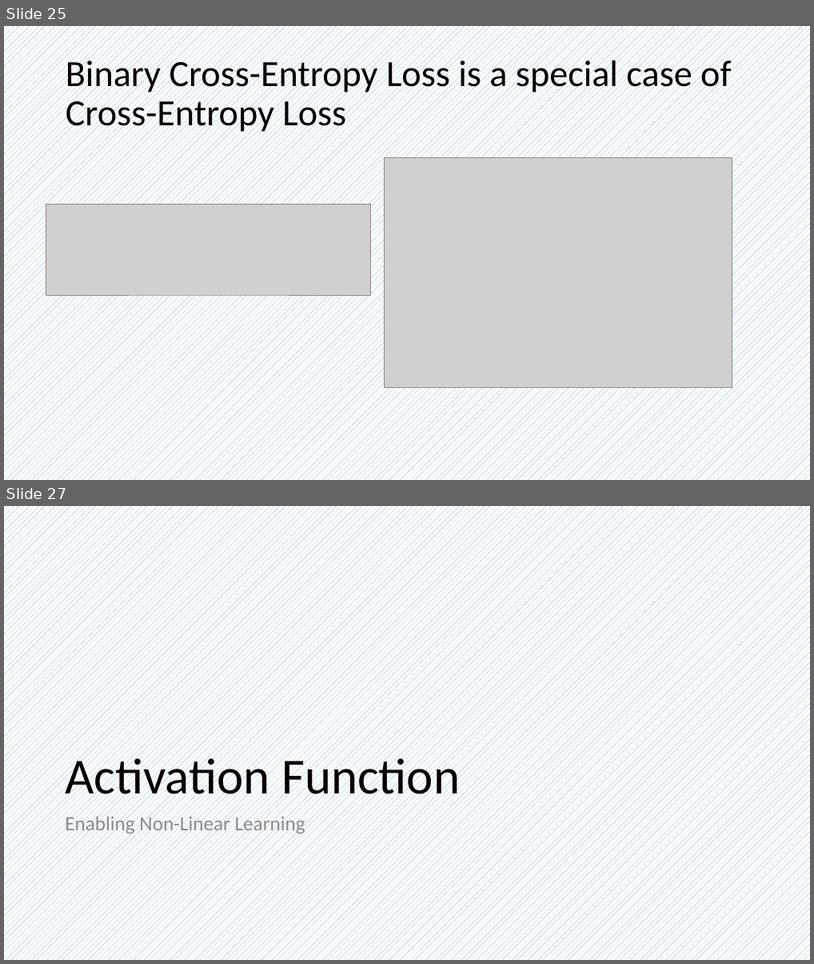
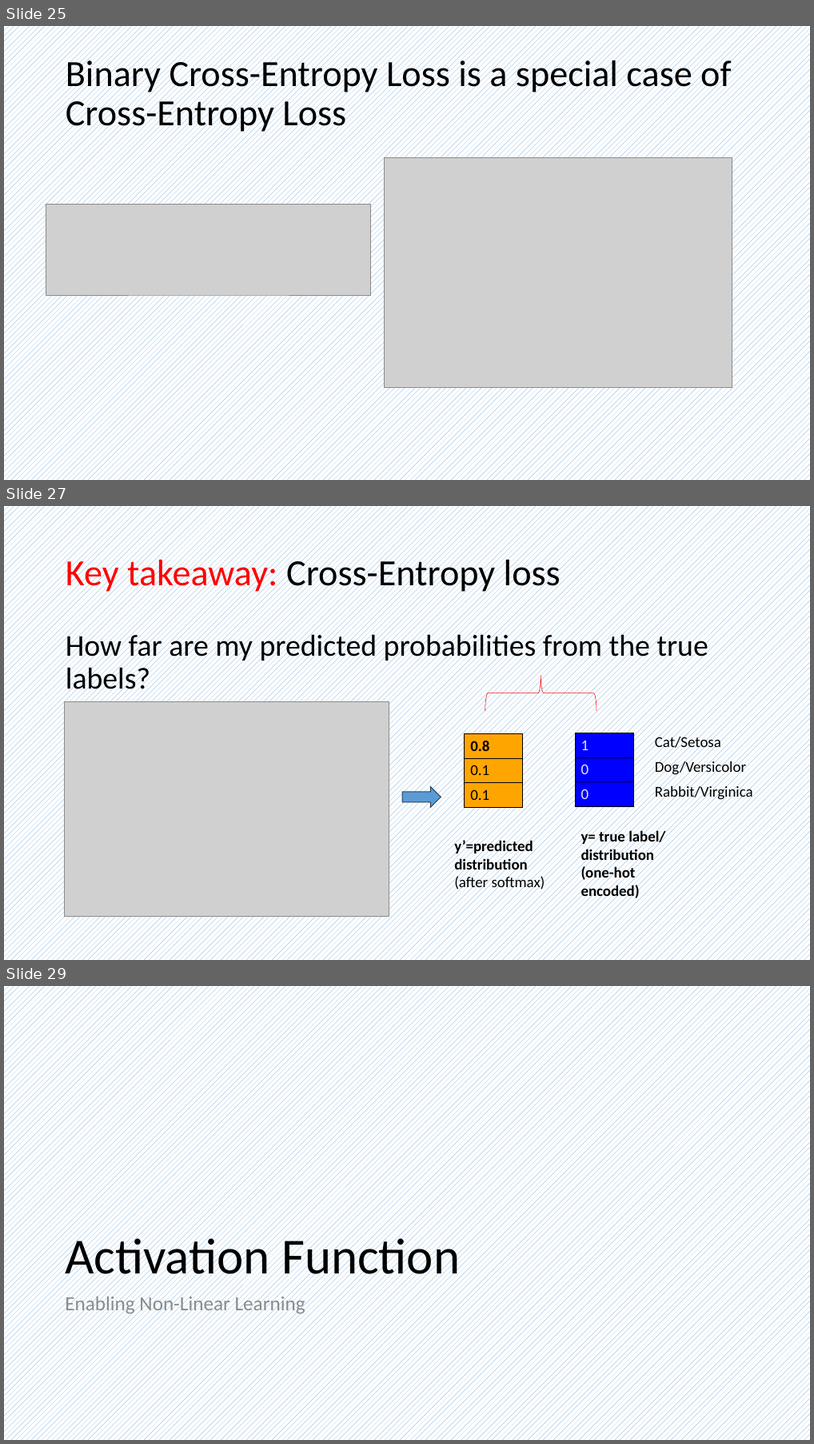
Before and after one commit to frankwxu/AI4DigitalForensics, a slide deck: CYFI445/lectures/08_multiclass_classification_n_to_n_2hidden/0_ML_concepts_multiclass.pptx. Shown one above the other, each under a label of ours: slides 25 and 27 before the commit, slides 25, 27 and 29 after it; the slides between them are not shown. The pictures are 814x964 and 814x1444 pixels, drawn with LibreOffice and Linux fonts; fonts in the diff are those of the drawing; grey boxes stand for pictures; background and template pictures are left out. Boxes give left, top, right and bottom in pixels: in the first picture for what was removed or moved away, otherwise in the second. Text is boxed around its words. In the diff, an @@ line names an element or a change of style, - is before the commit and + after.

```diff
--- a/CYFI445/lectures/08_multiclass_classification_n_to_n_2hidden/0_ML_concepts_multiclass.pptx
+++ b/CYFI445/lectures/08_multiclass_classification_n_to_n_2hidden/0_ML_concepts_multiclass.pptx
@@ slide 27 added at [4,506,810,960], background pattern #5B9BD5 on #FFFFFF @@
@@ title added at [66,555,561,595], 44 pt, text #000000 @@
+Key takeaway: Cross-Entropy loss
@@ text added at [66,630,708,696], 36 pt, text #000000 @@
+How far are my predicted probabilities from the true labels?
@@ left brace added at [486,675,597,711], outline #FF0000 0.5 pt @@
@@ picture added at [65,702,389,916] @@
@@ table added at [465,733,523,808], 3 rows, 1 columns @@
+0.8
+0.1
+0.1
@@ table added at [576,733,634,807], 3 rows, 1 columns @@
+1
+0
+0
@@ table added at [650,730,770,804], 3 rows, 1 columns @@
+Cat/Setosa
+Dog/Versicolor
+Rabbit/Virginica
@@ right arrow added at [402,787,442,808], fill #5B9BD5, outline #28445D 1 pt @@
@@ text added at [454,839,546,892], 18 pt, text #000000, bold @@
+y’=predicted distribution (after softmax)
@@ text added at [582,828,666,900], 18 pt, text #000000, bold @@
+y= true label/ distribution (one-hot encoded)
@@ what was slide 27 is now slide 29 @@
```
Also in this commit, not shown: 3 slides changed, 1 other slide added.
